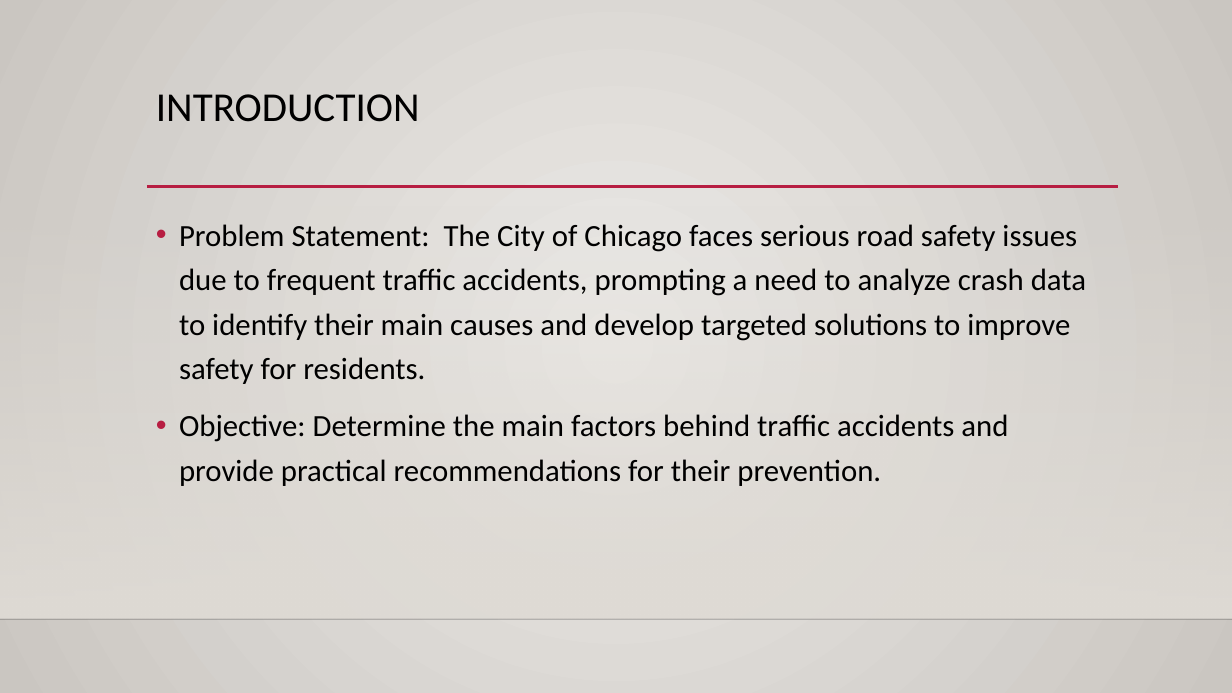
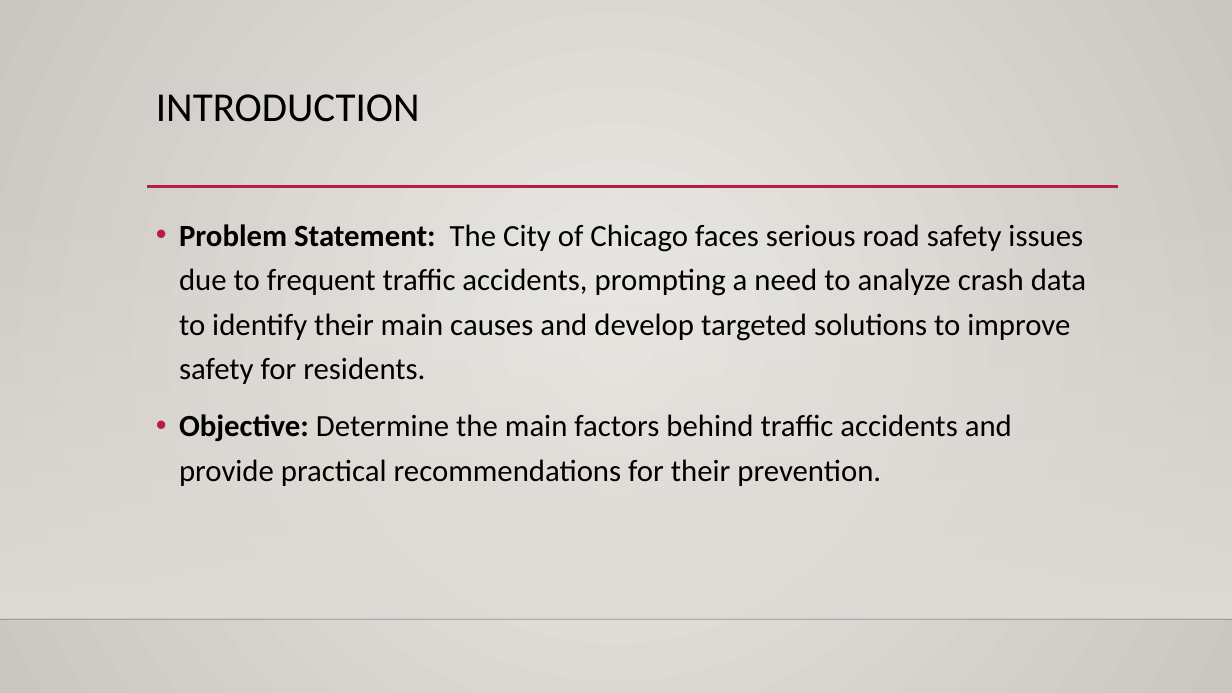
Before and after one commit to djdrjeff/phase3project_KelvinNjenga, a slide deck: slide 2 of Presentation1.pptx. Drawn at 1232x693 pixels with LibreOffice and Linux fonts; fonts in the diff are those of the drawing; background and template pictures are left out. Boxes give left, top, right and bottom in pixels: in the first picture for what was removed or moved away, otherwise in the second. Text is boxed around its words. In the diff, an @@ line names an element or a change of style, - is before the commit and + after.

```diff
--- a/Presentation1.pptx
+++ b/Presentation1.pptx
@@ text "Problem Statement: The City of ..." at bbox=[179, 224, 1086, 486]: bold on in "Problem Statement:", "Objective:" @@
```
Also in this commit, not shown: 3 slides added.
